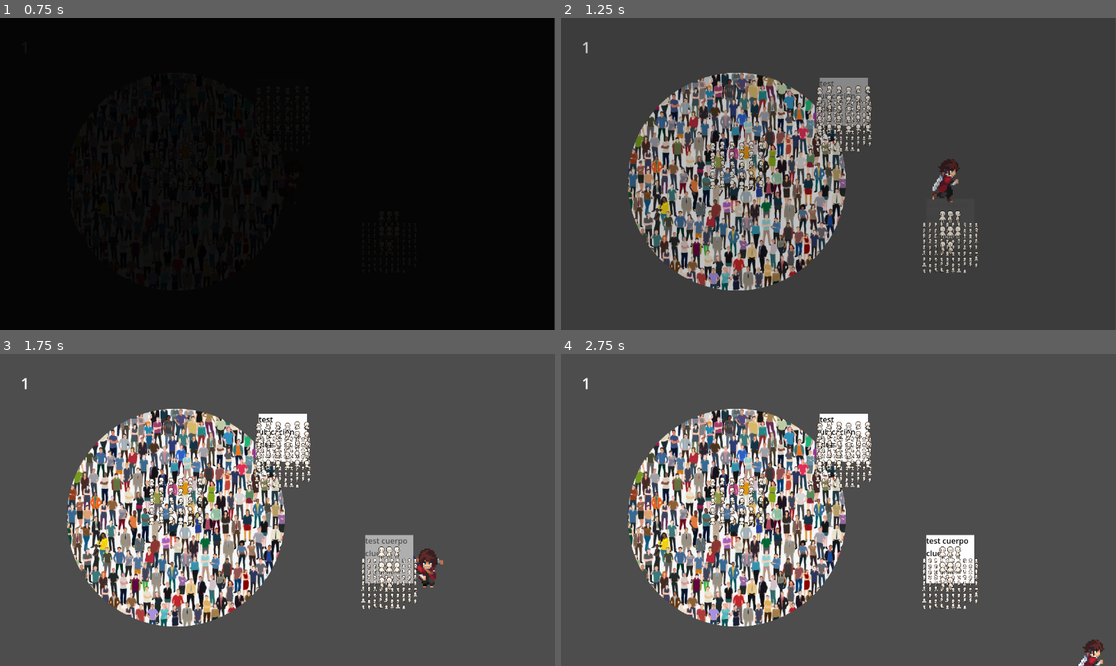
Above: before the commit, frames 1-4 (two rows, left to right).
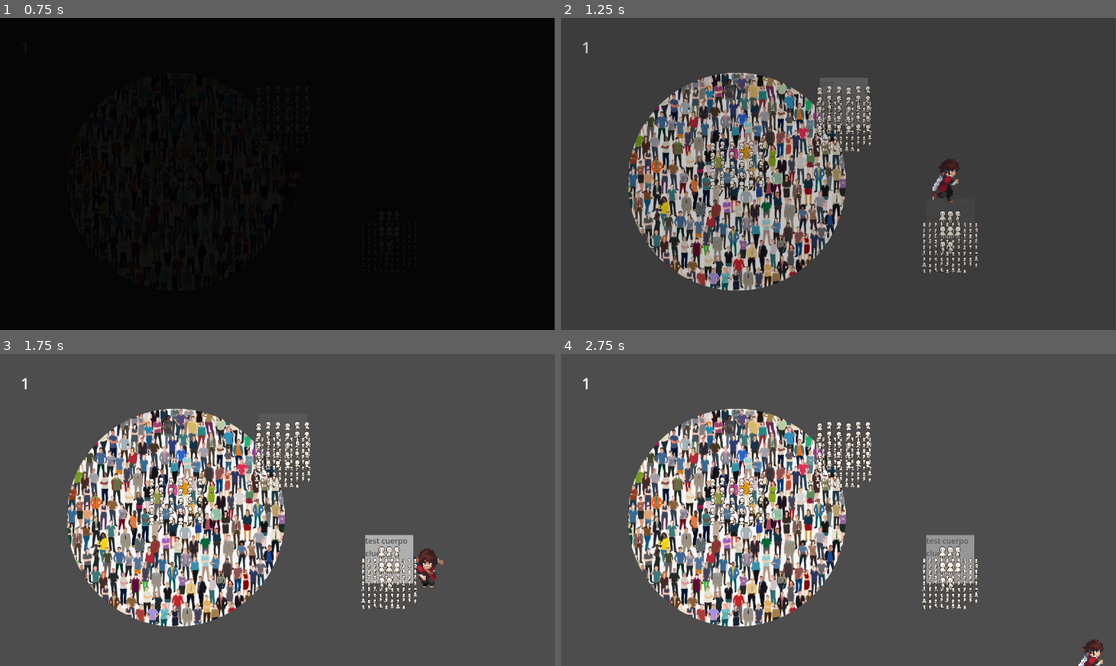
Above: after the commit, the same moments.

Repository: guille-bada/ggj-2026
Game: Godot game, scene res://Scenes/Main.tscn
Two runs of this game, one before a commit and one after it. Both use one fixed random seed, a clock stepped at 60 frames per second and the inputs below. The engine's default icon, where the game draws it, is replaced by a stand-in: a white triangle on a blue panel in a dark square.
Inputs:
- Up to frame 1 (0.75 s): hold D (Right) from 0.53 s (still down)
- Up to frame 2 (1.25 s): keep holding D (Right)
- Up to frame 3 (1.75 s): release D (Right) at 1.28 s; hold S (Down) from 1.28 s (still down)
- Up to frame 4 (2.75 s): release S (Down) at 2.03 s; hold D (Right) from 2.03 s (still down)

Frame 1 is identical in both runs. In frame 2, 0.7% of the frame differs, in the area x 46-56%, y 19-35%; in frame 3, 0.8%; in frame 4, 1.8%, in the area x 46-75%, y 19-74%.

Commit message:
Add dialogue fade out when out of range.

Diff:
--- a/Scripts/Bubble_dialogue.gd
+++ b/Scripts/Bubble_dialogue.gd
@@ -1,22 +1,26 @@
 extends Node
-@export var interactable:Interactable
-@export var texture_rect:TextureRect
-@export var fade_text:float = 1.0
-@export var label:Label
-# Called when the node enters the scene tree for the first time.
+@export var interactable: Interactable
+@export var texture_rect: TextureRect
+@export var fade_duration: float = 1.0
+@export var label: Label
+
 func _ready() -> void:
-	interactable.signal_interactable.connect(_show_dialogue)
-	var selection:int = randi_range(0,3)
+	interactable.signal_interact_start.connect(show_dialogue)
+	interactable.signal_interact_end.connect(hide_dialogue)
+	var selection: int = randi_range(0, 3)
 	if selection == 0:
-		label.text = LogicSingleton.solution.head.clues[randi_range(0, LogicSingleton.solution.head.clues.size()-1)]
+		label.text = LogicSingleton.solution.head.clues[randi_range(0, LogicSingleton.solution.head.clues.size() - 1)]
 	elif selection == 1:
-		label.text = LogicSingleton.solution.body.clues[randi_range(0, LogicSingleton.solution.body.clues.size()-1)]
+		label.text = LogicSingleton.solution.body.clues[randi_range(0, LogicSingleton.solution.body.clues.size() - 1)]
 	elif selection == 2:
-		label.text = LogicSingleton.solution.location.clues[randi_range(0, LogicSingleton.solution.location.clues.size()-1)]
+		label.text = LogicSingleton.solution.location.clues[randi_range(0, LogicSingleton.solution.location.clues.size() - 1)]
 
-	texture_rect.modulate.a=0
+	texture_rect.modulate.a = 0
 
-func _show_dialogue():
-	var tween:Tween=create_tween()
-	tween.tween_property(texture_rect,"modulate:a", 1, fade_text)
-	pass
+func show_dialogue():
+	var tween: Tween = create_tween()
+	tween.tween_property(texture_rect, "modulate:a", 1, fade_duration)
+
+func hide_dialogue():
+	var tween: Tween = create_tween()
+	tween.tween_property(texture_rect, "modulate:a", 0, fade_duration)
--- a/Scripts/Interactable.gd
+++ b/Scripts/Interactable.gd
@@ -1,9 +1,13 @@
 class_name Interactable extends Area2D
 
-signal signal_interactable
+signal signal_interact_start
+signal signal_interact_end
 
 func _ready():
 	pass
 
 func interact():
-	signal_interactable.emit()
+	signal_interact_start.emit()
+
+func interact_end():
+	signal_interact_end.emit()
--- a/Scripts/Interaction.gd
+++ b/Scripts/Interaction.gd
@@ -1,9 +1,14 @@
 class_name Interaction extends Area2D
 
-signal signal_interaction_trigger(interactable: Interactable)
+signal signal_interaction_enter(interactable: Interactable)
+signal signal_interaction_exit(interactable: Interactable)
 
 func _ready():
 	area_entered.connect(on_area_entered)
+	area_exited.connect(on_area_exited)
 
 func on_area_entered(interactable: Interactable):
-	signal_interaction_trigger.emit(interactable)
+	signal_interaction_enter.emit(interactable)
+
+func on_area_exited(interactable: Interactable):
+	signal_interaction_exit.emit(interactable)
--- a/Scripts/Npc.gd
+++ b/Scripts/Npc.gd
@@ -1,15 +1,20 @@
 class_name Npc extends Node2D
 
 @export var interactable: Interactable
-@export var head:Sprite2D
+@export var head: Sprite2D
 @export var body: Sprite2D
-@export var AllPosibilities:ResourceAllPossibilities
+@export var AllPosibilities: ResourceAllPossibilities
 
 func _ready():
-	interactable.signal_interactable.connect(on_interacted)
-	head.texture = AllPosibilities.heads[randi_range(0,2)].image
-	body.texture = AllPosibilities.bodies[randi_range(0,2)].image
+	interactable.signal_interact_start.connect(on_interact_start)
+	interactable.signal_interact_end.connect(on_interact_end)
+
+	head.texture = AllPosibilities.heads[randi_range(0, 2)].image
+	body.texture = AllPosibilities.bodies[randi_range(0, 2)].image
 
 
-func on_interacted():
+func on_interact_start():
 	print("%s: on_interact" % [name])
+
+func on_interact_end():
+	print("%s: on_interact_end" % [name])
--- a/Scripts/character.gd
+++ b/Scripts/character.gd
@@ -7,7 +7,8 @@
 @export var interaction: Interaction
 
 func _ready():
-	interaction.signal_interaction_trigger.connect(on_interaction_trigger)
+	interaction.signal_interaction_enter.connect(on_interaction_enter)
+	interaction.signal_interaction_exit.connect(on_interact_exit)
 
 func _physics_process(delta):
 	var input_direction = Input.get_vector("Left", "Right", "Up", "Down").normalized()
@@ -31,7 +32,10 @@
 	move_and_slide()
 
 
-func on_interaction_trigger(interactable: Interactable):
-	print("%s: on_interaction_trigger: %s" % [name, interactable])
+func on_interaction_enter(interactable: Interactable):
+	print("%s: on_interaction_enter: %s" % [name, interactable])
 	interactable.interact()
 	pass
+
+func on_interact_exit(interactable: Interactable):
+	interactable.interact_end()
